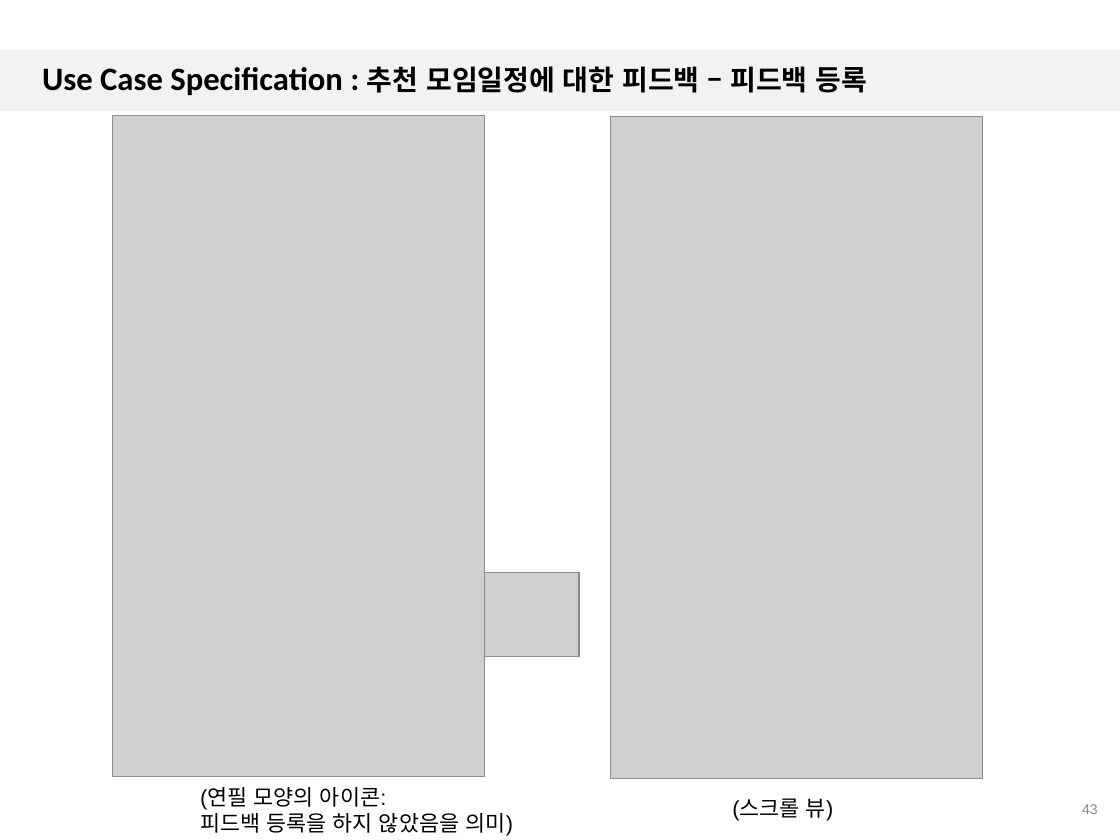
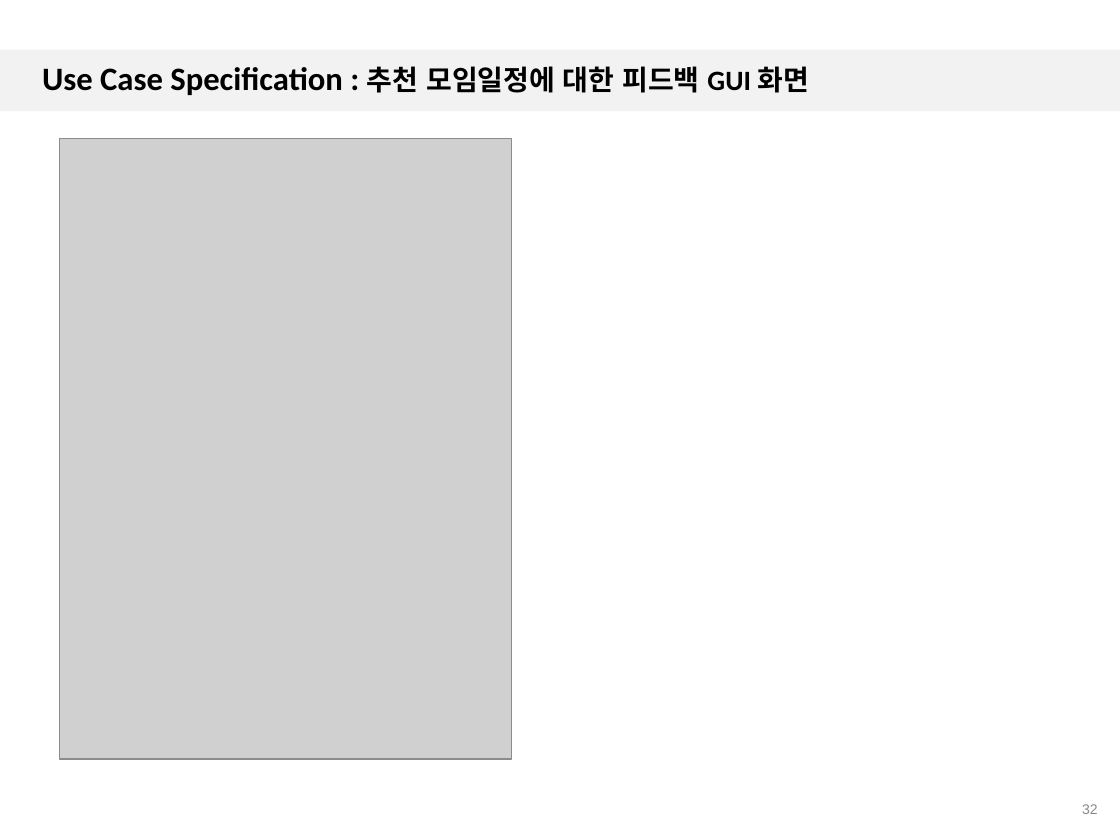
Before and after one commit to 7hong13/FillingGood, a slide deck: slide 32 of SRS/1.3/4팀_일정추천앱_UC_Spec_1.3.pptx (slide 43 before the commit). Drawn at 1120x840 pixels with LibreOffice and Linux fonts; fonts in the diff are those of the drawing; grey boxes stand for pictures; background and template pictures are left out. Boxes give left, top, right and bottom in pixels: in the first picture for what was removed or moved away, otherwise in the second. Text is boxed around its words. In the diff, an @@ line names an element or a change of style, - is before the commit and + after.

```diff
--- a/SRS/1.3/4팀_일정추천앱_UC_Spec_1.3.pptx
+++ b/SRS/1.3/4팀_일정추천앱_UC_Spec_1.3.pptx
@@ title at [42, 66, 809, 95]: text changed @@
-Use Case Specification : 추천 모임일정에 대한 피드백 – 피드백 등록
+Use Case Specification : 추천 모임일정에 대한 피드백 GUI 화면
@@ picture removed at [610, 116, 982, 778] @@
@@ picture: place and size @@
-picture at [112, 115, 484, 777]
+picture at [59, 139, 511, 759]
@@ picture removed at [484, 572, 579, 656] @@
@@ text removed at [200, 787, 513, 836] @@
-(연필 모양의 아이콘:
-피드백 등록을 하지 않았음을 의미)
@@ text removed at [732, 798, 833, 821] @@
-(스크롤 뷰)
@@ page number at [1082, 804, 1098, 814]: text changed @@
-43
+32
```
Also in this commit, not shown: 25 other slides changed, 15 slides removed.
